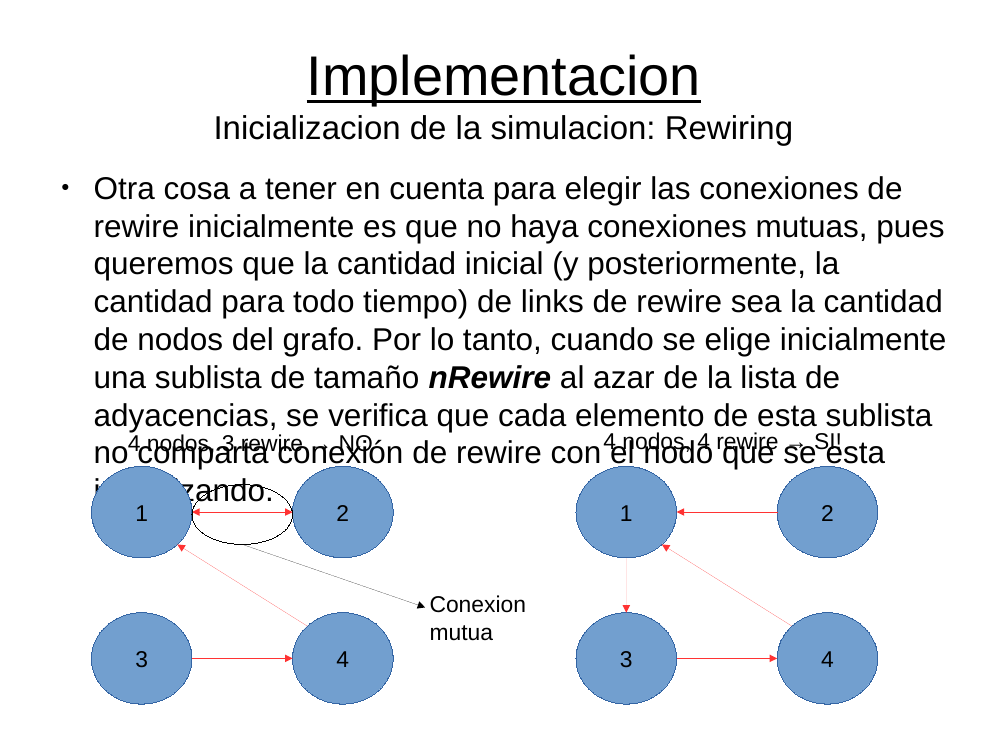
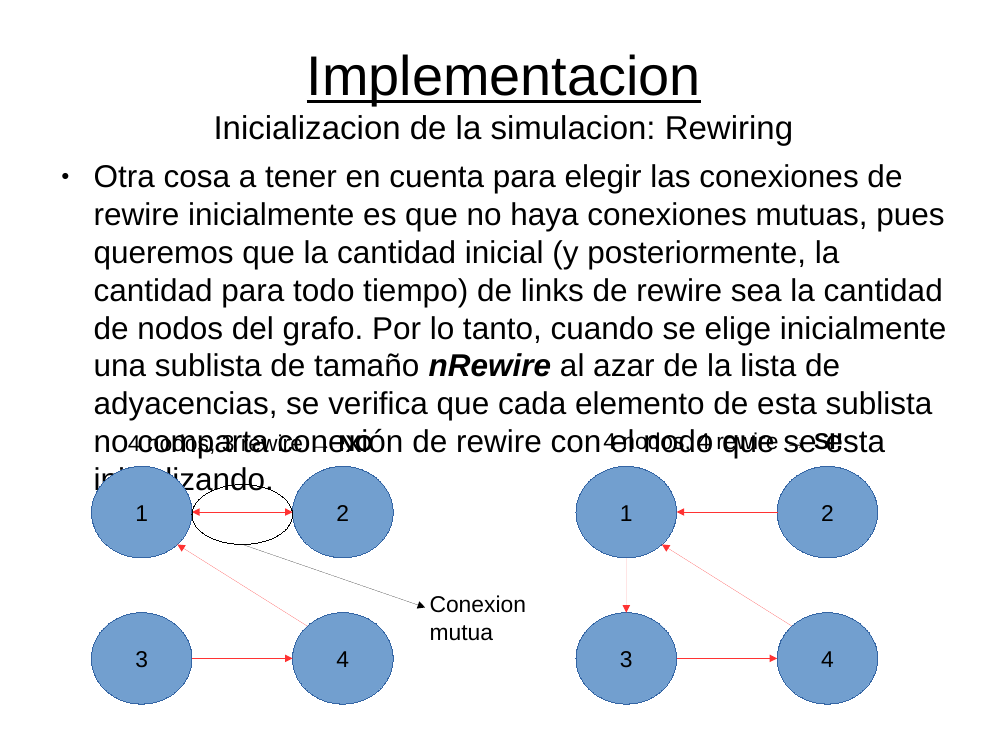
Before and after one commit to flsanchez/axelrod, a slide deck: slide 5 of data/presentaciones/11-08.odp. Drawn at 1008x756 pixels with LibreOffice and Linux fonts; fonts in the diff are those of the drawing. Boxes give left, top, right and bottom in pixels: in the first picture for what was removed or moved away, otherwise in the second. Text is boxed around its words. In the diff, an @@ line names an element or a change of style, - is before the commit and + after.

```diff
--- a/data/presentaciones/11-08.odp
+++ b/data/presentaciones/11-08.odp
@@ text "Otra cosa a tener en ...": place and size @@
-text "Otra cosa a tener en ..." at [94,176,946,507]
+text "Otra cosa a tener en ..." at [94,164,946,496]
@@ text "4 nodos, 3 rewire → ..." at [147,433,373,457]: bold on in "NO" @@
@@ text "4 nodos, 4 rewire → ..." at [697,431,843,455]: bold on in "SI!" @@
```
Also in this commit, not shown: 3 other slides changed, 3 slides added, 14 other files.
